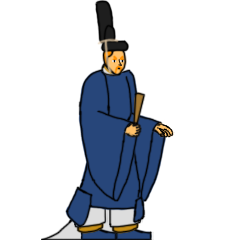
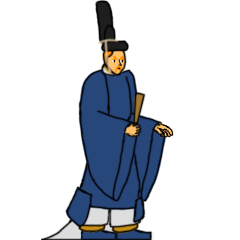
Before/after of a 240px x 240px layered artwork. What changed in the layer stack:
painted on "jambe haut" over left=108, top=195, right=140, bottom=215
painted on "jambe haut copie" over left=74, top=209, right=112, bottom=234
